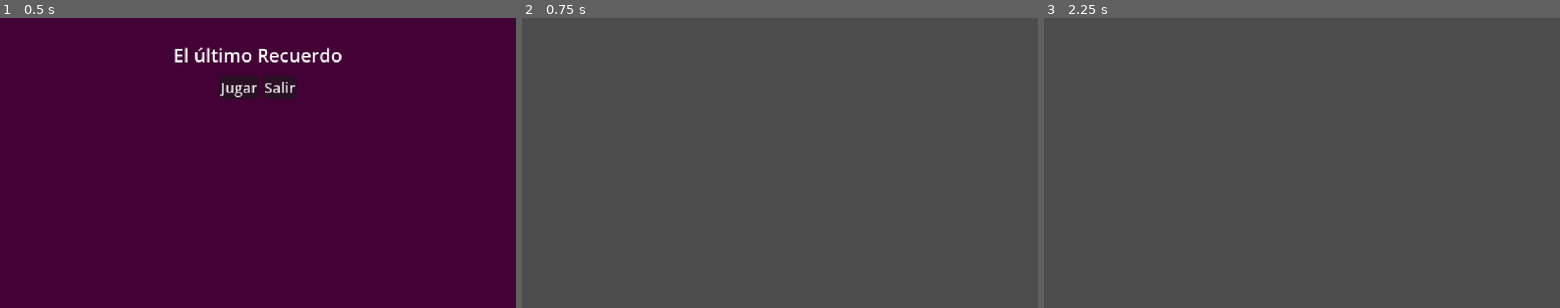
Above: before the commit, frames 1-3 (left to right).
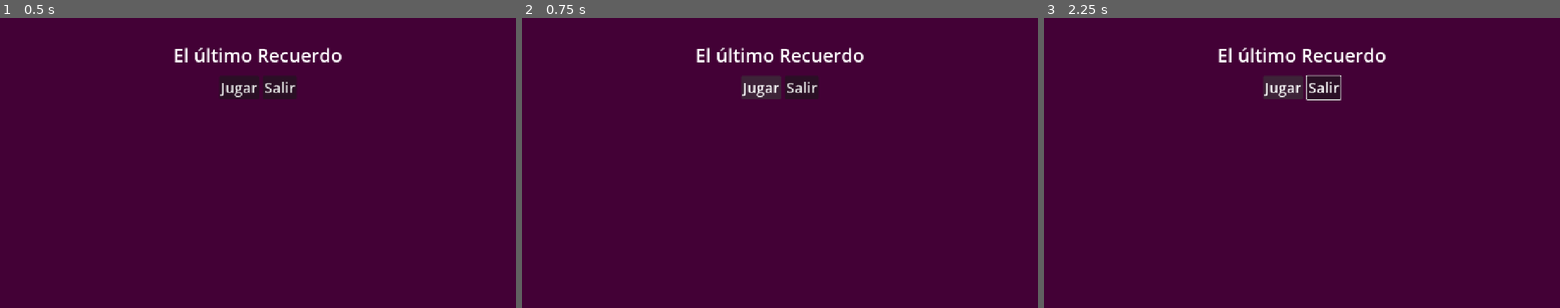
Above: after the commit, the same moments.

Repository: empanad4z/WOMEN-GAME-JAM-2026
Game: Godot game, scene res://scenes/main.tscn
The game is run twice, just before and just after one commit, with the same random seed, the same clock (stepped at 60 frames per second) and the same inputs.
Inputs (mouse positions are in pixels of both pictures, inside the frame that each line leads up to):
- Up to frame 1 (0.5 s): no input
- Up to frame 2 (0.75 s): click "Jugar" at 0.5 s
- Up to frame 3 (2.25 s): click (1281, 87) at 1.25 s, where only the run after the commit has a clickable "Jugar"; tap Enter (ui_accept) at 2 s; hold Right (ui_right) from 2.03 s (still down)

Frame 1 is identical in both runs. In frame 2, 100% of the frame differs, in the area x 0-100%, y 0-100%; in frame 3, 100%.
Error after the commit: Invalid call. Nonexistent function 'new_game' in base 'Nil'. (res://scripts/main_menu.gd:4)

Commit message:
feat: Coneccion con pasar y reiniciar nivel, guardado de recuerdos aceptable

Diff:
--- a/project.godot
+++ b/project.godot
@@ -14,6 +14,10 @@
 run/main_scene="res://scenes/main.tscn"
 config/features=PackedStringArray("4.7", "GL Compatibility")
 config/icon="res://icon.svg"
+
+[autoload]
+
+GameState="*uid://buh7y2vlu502q"
 
 [display]
 
--- a/scenes/player_enemy_test/map_testing.tscn
+++ b/scenes/player_enemy_test/map_testing.tscn
@@ -6,6 +6,9 @@
 [ext_resource type="Script" uid="uid://cxgnm2ph6v17j" path="res://scripts/hitbox.gd" id="4_o15l4"]
 [ext_resource type="Script" uid="uid://c0ces1i788qmt" path="res://scripts/hurtbox.gd" id="5_1sprn"]
 [ext_resource type="Script" uid="uid://cwqpobp1lgjry" path="res://scripts/tests/player.gd" id="6_5qeqh"]
+[ext_resource type="PackedScene" uid="uid://bpobp4q0r8uwv" path="res://scenes/Collectibles/memory_item.tscn" id="7_kcrdd"]
+[ext_resource type="PackedScene" uid="uid://m0xgjtncfmwx" path="res://scenes/killzone.tscn" id="8_o15l4"]
+[ext_resource type="PackedScene" uid="uid://begmy88w5vc3v" path="res://scenes/victory_zone.tscn" id="9_1sprn"]
 
 [sub_resource type="WorldBoundaryShape2D" id="WorldBoundaryShape2D_rm5gi"]
 
@@ -25,6 +28,9 @@
 
 [sub_resource type="RectangleShape2D" id="RectangleShape2D_ti7dk"]
 size = Vector2(10, 10)
+
+[sub_resource type="RectangleShape2D" id="RectangleShape2D_o15l4"]
+size = Vector2(10, 8)
 
 [node name="Node2D" type="Node2D" unique_id=2037404271]
 script = ExtResource("1_dpoos")
@@ -112,3 +118,29 @@
 [node name="HealthComponent" type="Node" parent="Player" unique_id=1147437262]
 script = ExtResource("3_kcrdd")
 metadata/_custom_type_script = "uid://dvmox6kffbnxp"
+
+[node name="MemoryItem" parent="." unique_id=619595776 instance=ExtResource("7_kcrdd")]
+position = Vector2(74, -11)
+memory_id = &"papel"
+
+[node name="MemoryItem2" parent="." unique_id=1887506075 instance=ExtResource("7_kcrdd")]
+position = Vector2(4, -40)
+memory_id = &"foto"
+
+[node name="MemoryItem3" parent="." unique_id=2006005604 instance=ExtResource("7_kcrdd")]
+position = Vector2(-88, -12)
+memory_id = &"carta"
+
+[node name="Killzone" parent="." unique_id=2068063459 instance=ExtResource("8_o15l4")]
+position = Vector2(74, -743)
+collision_mask = 513
+
+[node name="CollisionShape2D" parent="Killzone" index="0" unique_id=92104602]
+position = Vector2(-199, 738)
+shape = SubResource("RectangleShape2D_o15l4")
+
+[node name="Victoryzone" parent="." unique_id=1134312133 instance=ExtResource("9_1sprn")]
+position = Vector2(103, -8)
+collision_mask = 513
+
+[editable path="Killzone"]
--- a/scripts/game_state.gd
+++ b/scripts/game_state.gd
@@ -1,5 +1,5 @@
 extends Node
-
+#Rutas de los nuveles, place holder
 const levels: Array[String] = []
 var level_index = 0
 var current_level = &""
--- /dev/null
+++ b/scripts/levels/level.gd
@@ -0,0 +1,8 @@
+extends Node2D
+
+
+@export var level_id: StringName = &"nivel_1"
+
+func _ready():
+	GameState.enter_level(level_id)
+	print("Recuerdos guardados: ", GameState.collected_memories)
--- a/scripts/main_menu.gd
+++ b/scripts/main_menu.gd
@@ -1,6 +1,7 @@
 extends Control
 
 func _on_boton_jugar_pressed() -> void:
+	GameState.new_game()
 	# Cambiar a ejemplo "res://scenes/Map1.tscn" por la ruta exacta del primer nivel
 	get_tree().change_scene_to_file("res://scenes/Map1.tscn")
 
--- a/scripts/memory_item.gd
+++ b/scripts/memory_item.gd
@@ -34,6 +34,6 @@
 	_collected = true
 	set_deferred("monitoring", false)
 	GameState.collect_memory(memory_id)
-	print("Abrir puzle recuerdo")
+	print("Abrir puzle recuerdo", memory_id)
 	collected.emit(memory_id)
 	queue_free()
--- a/scripts/tests/test_combat.gd
+++ b/scripts/tests/test_combat.gd
@@ -1,8 +1,9 @@
 extends Node2D
 
-
+@export var level_id: StringName = &"nivel_1"
 # Called when the node enters the scene tree for the first time.
 func _ready() -> void:
+	GameState.enter_level(level_id)
 	var health_enemy: HealthComponent = $Enemy/HealthComponent
 	health_enemy.health_changed.connect(func(current: int, max_health: int): print("vida enemigo 1: ", current, "/", max_health))
 	health_enemy.died.connect(func(): print("murió el enemigo 1"))
--- a/scripts/victory_zone.gd
+++ b/scripts/victory_zone.gd
@@ -9,6 +9,8 @@
 		mostrar_pantalla_victoria()
 
 func mostrar_pantalla_victoria() -> void:
+	GameState.complete_level()
+	print("Recuerdos guardados: ", GameState.collected_memories)
 	# 1. Instanciamos la pantalla de victoria
 	var pantalla = victory_screen_escena.instantiate()
 
